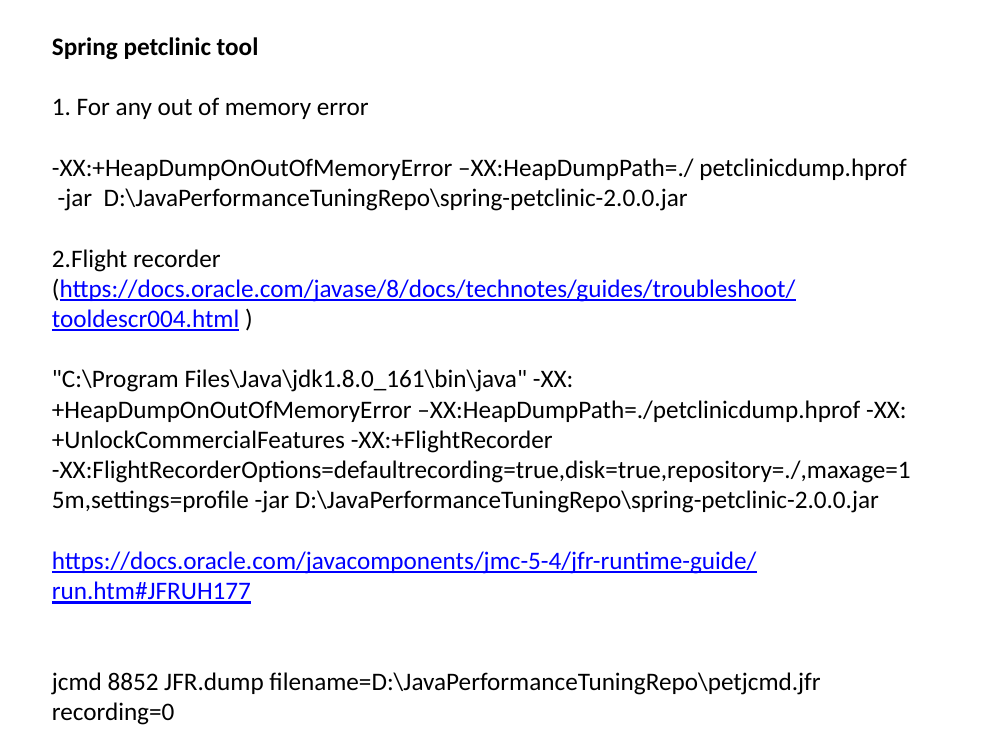
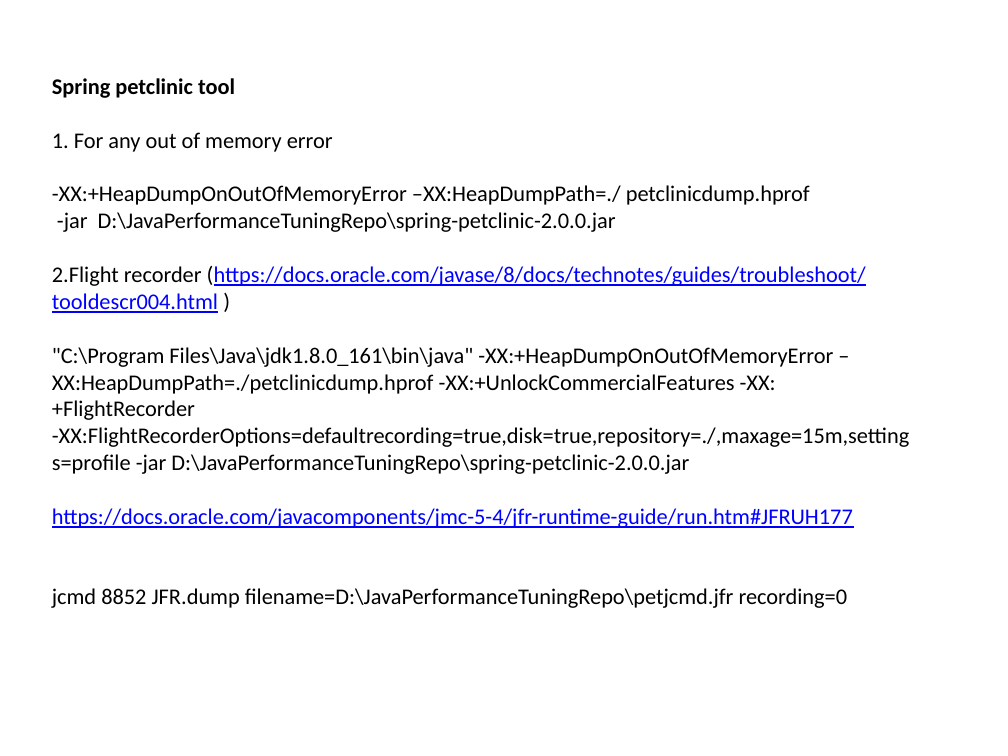
Before and after one commit to mdparthi/JavaPerformanceTuning, a slide deck: slide 6 of JPTInfo.pptx. Drawn at 1008x756 pixels with LibreOffice and Linux fonts; fonts in the diff are those of the drawing. Boxes give left, top, right and bottom in pixels: in the first picture for what was removed or moved away, otherwise in the second. Text is boxed around its words. In the diff, an @@ line names an element or a change of style, - is before the commit and + after.

```diff
--- a/JPTInfo.pptx
+++ b/JPTInfo.pptx
@@ text "Spring petclinic tool": place and size @@
-text "Spring petclinic tool" at <box>52,37,911,725</box>
+text "Spring petclinic tool" at <box>52,78,909,608</box>
@@ text "Spring petclinic tool" at <box>52,78,909,608</box>: size 18 to 16 pt @@
```
Also in this commit, not shown: 3 other slides changed, 2 slides added, 6 other files.
